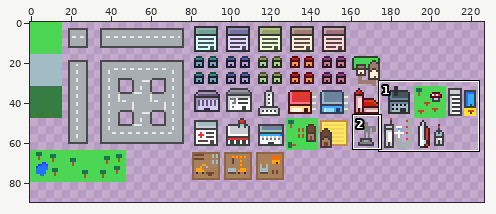
Sprite sheet -- assets/sprites/tilemap.png. Above: a wide view before the commit, with the close-up outlined.
Close-up. Earlier state:
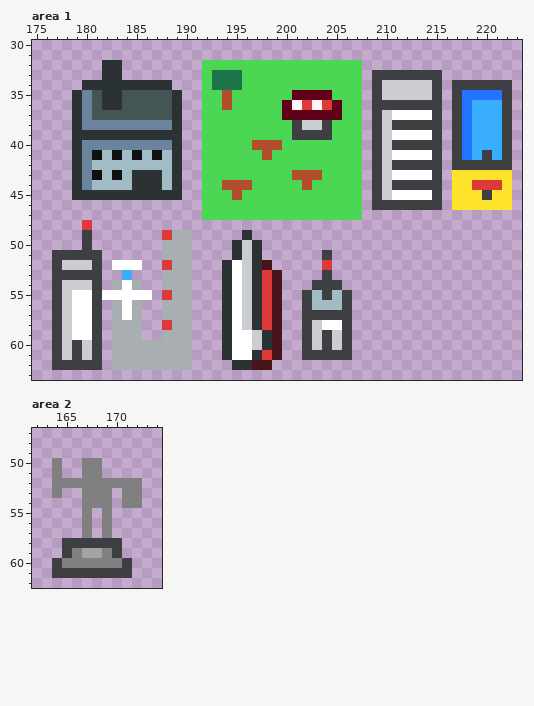
The file is 256x256 pixels. Colours within 5 levels of each other are drawn and written as one. Shown: area 1: x 175..223, y 30..63; area 2: x 162..174, y 47..62. The wide view leaves out empty margins. The commit also changed other parts of the picture, which this record leaves out.
New version:
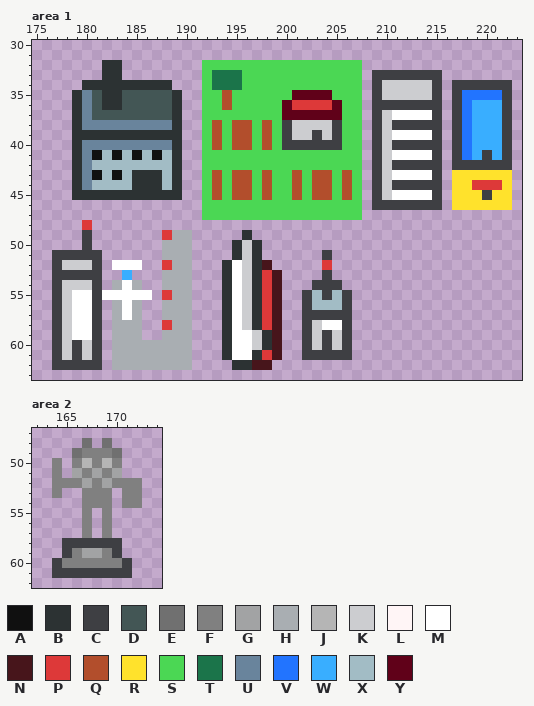
Palette (. is transparent): A #101010  B #2c3233  C #3e3f43  D #435655  E #707070  F #808080  G #a2a3a4  H #a9aeb2  J #b5b5b5  K #cccdd0  L #fff5f6  M #ffffff  N #47151b  P #dd3939  Q #b24e2c  R #ffe22c  S #4bd754  T #1b744a  U #69849c  V #2274ff  W #39aeff  X #a2bcc5  Y #600119
The exact change:
--- area 1
@@ x 191..208 @@
 35 .SSQSSSSSSYYYYSSS.
-36 .SSQSSSSSYLPLPYSS.
+36 .SSQSSSSSYPPPPYSS.
 37 .SSSSSSSSYYYYYYSS.
-38 .SSSSSSSSSCKKCSSS.
-39 .SSSSSSSSSCCCCSSS.
-40 .SSSSSQQQSSSSSSSS.
-41 .SSSSSSQSSSSSSSSS.
+38 .SQSQQSQSCKKKKCSS.
+39 .SQSQQSQSCKKCKCSS.
+40 .SQSQQSQSCCCCCCSS.
+41 .SSSSSSSSSSSSSSSS.
 42 .SSSSSSSSSSSSSSSS.
-43 .SSSSSSSSSQQQSSSS.
-44 .SSQQQSSSSSQSSSSS.
-45 .SSSQSSSSSSSSSSSS.
+43 .SQSQQSQSSQSQQSQS.
+44 .SQSQQSQSSQSQQSQS.
+45 .SQSQQSQSSQSQQSQS.
 46 .SSSSSSSSSSSSSSSS.
--- area 2
@@ x 164..172 @@
 47 .........
-48 .........
-49 .........
-50 F..FF....
-51 F..FF....
-52 FFFFFFFFF
+48 ...E.E...
+49 ..EFFFE..
+50 F.FJFJF..
+51 F.GFGFG..
+52 FFFGFGFFF
 53 F..FFF.FF
Changed places in both close-ups, as pixel boxes (x1, y1, x2, y2):
changed: (212, 100, 352, 200)
changed: (72, 438, 122, 488)
